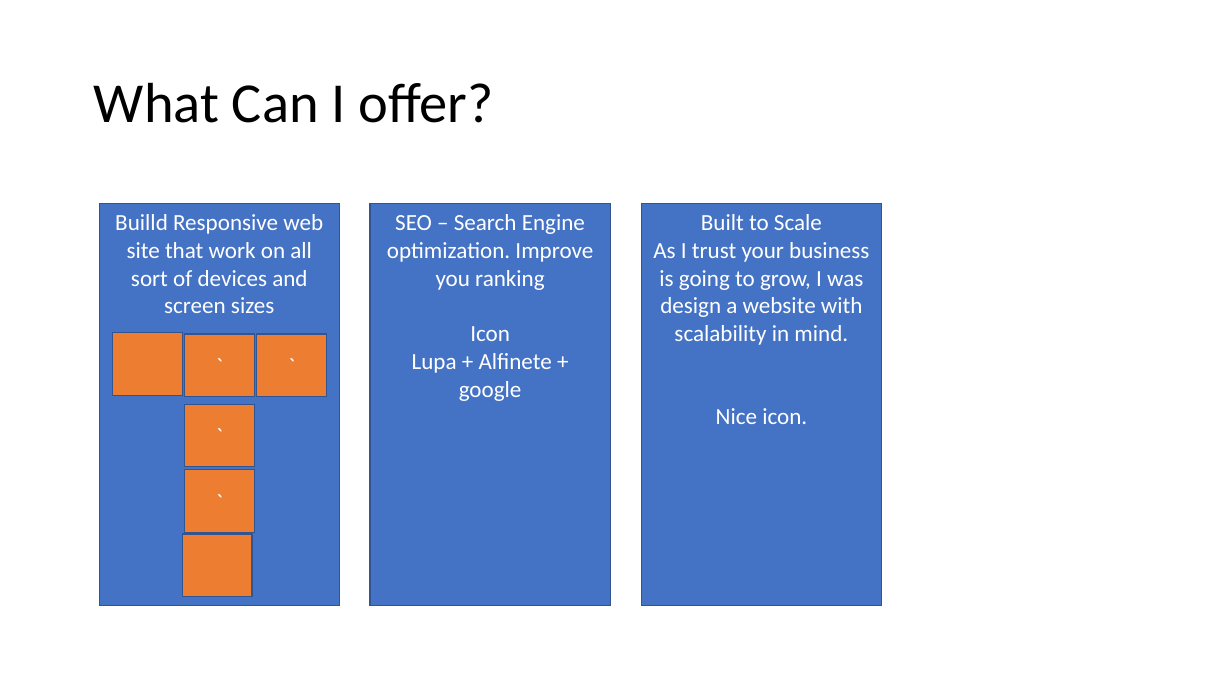
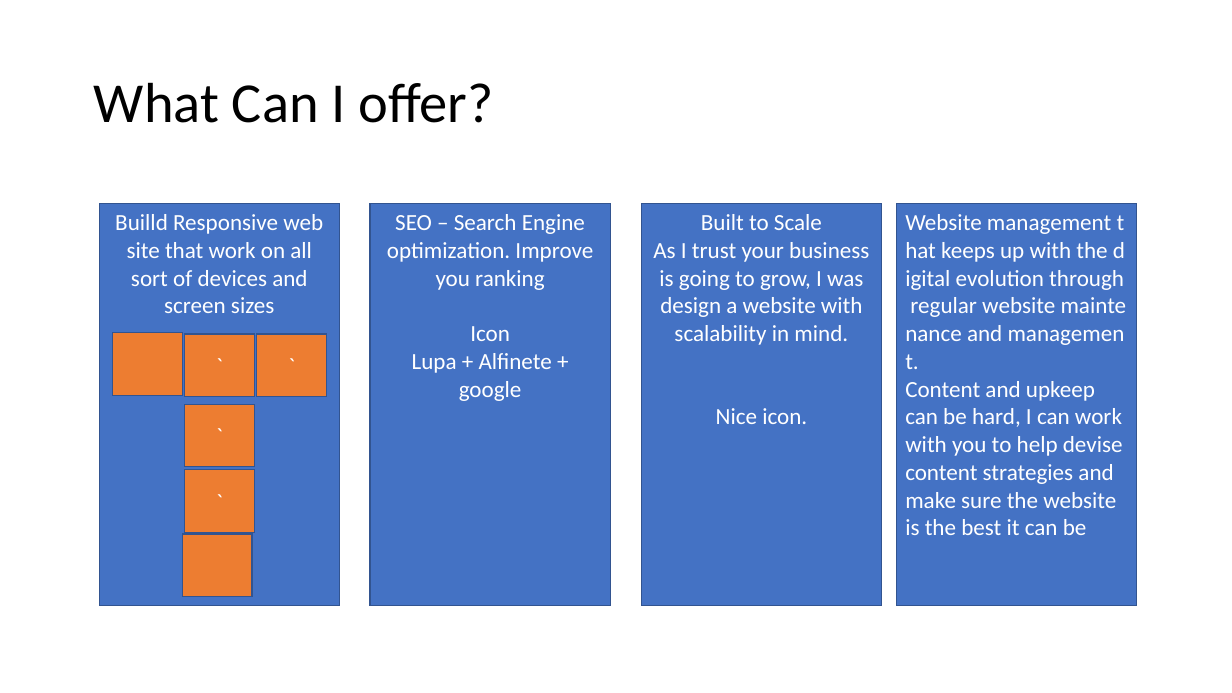
Before and after one commit to rddias/Freelance, a slide deck: slide 3 of structure.pptx (slide 2 before the commit). Drawn at 1232x693 pixels with LibreOffice and Linux fonts; fonts in the diff are those of the drawing. Boxes give left, top, right and bottom in pixels: in the first picture for what was removed or moved away, otherwise in the second. Text is boxed around its words. In the diff, an @@ line names an element or a change of style, - is before the commit and + after.

```diff
--- a/structure.pptx
+++ b/structure.pptx
@@ rectangle added at (897,203,1137,605), fill #4472C4, outline #325491 1 pt, 18 pt, text #FFFFFF @@
+Website management that keeps up with the digital evolution through regular website maintenance and management.
+Content and upkeep can be hard, I can work with you to help devise content strategies and make sure the website is the best it can be
```
Also in this commit, not shown: 3 other slides changed, 1 slide added, 6 other files.
